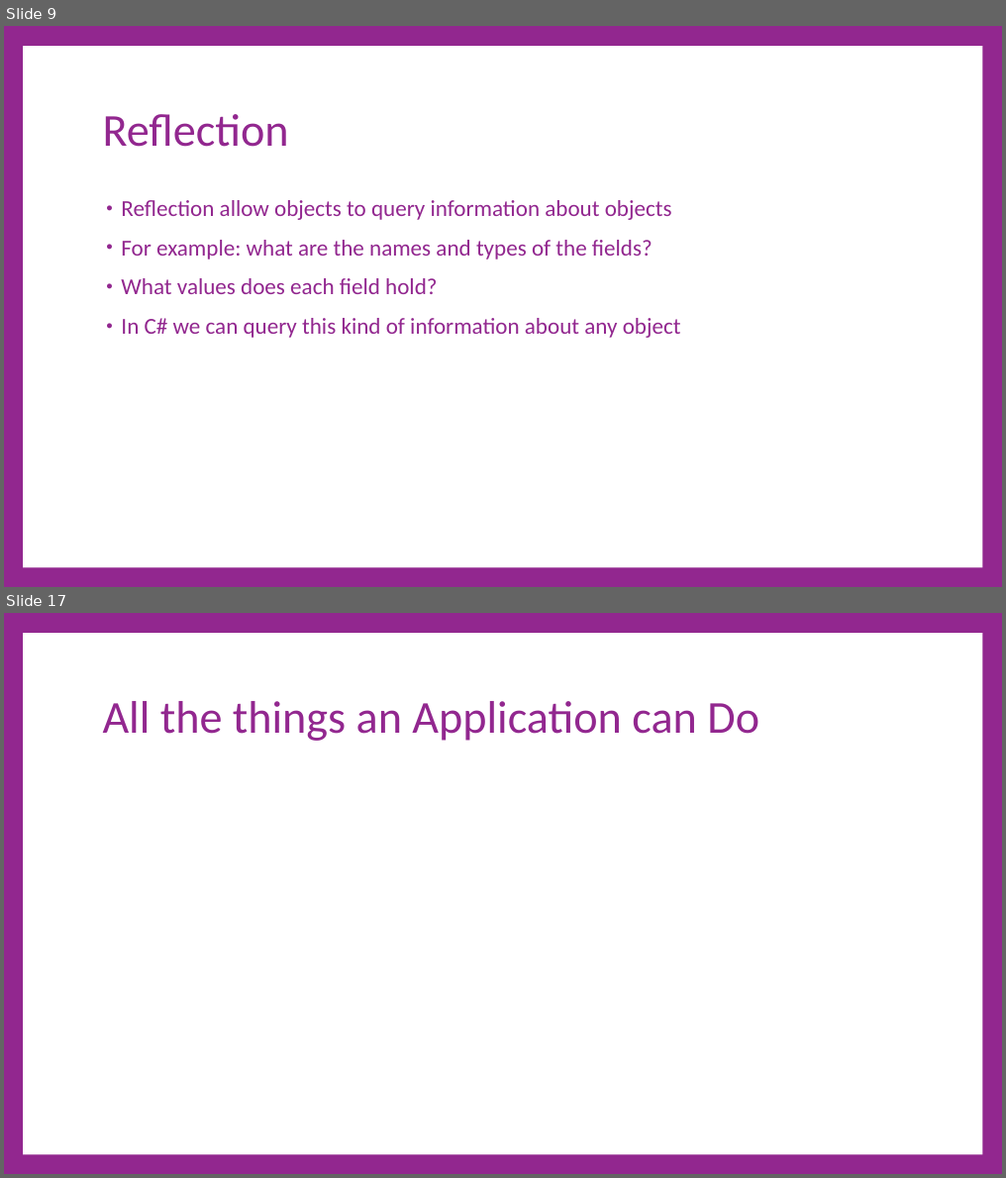
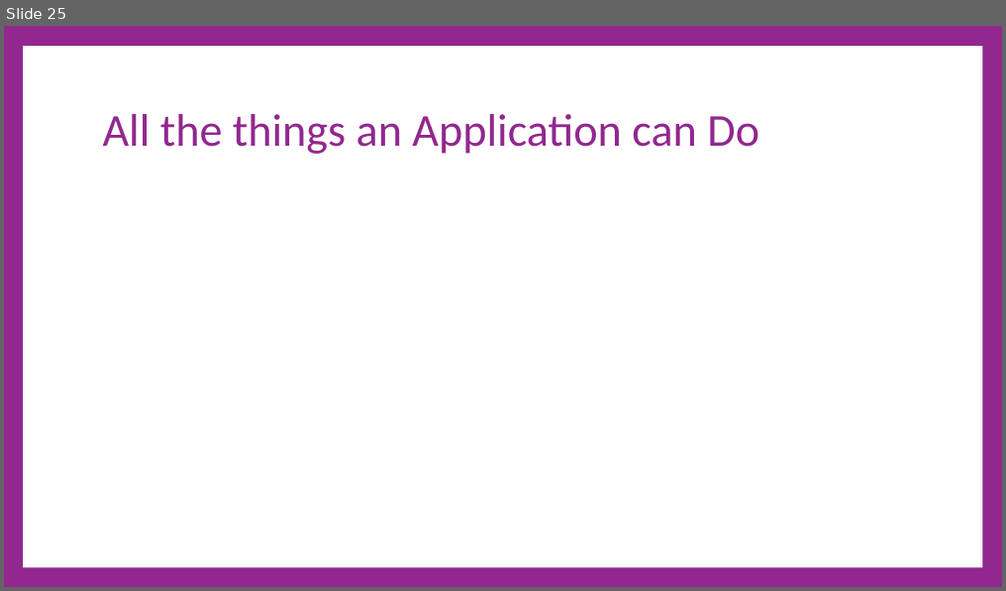
Before and after one commit to cdiggins/cs321, a slide deck: class-notes/cs321-winter-2023-lecture-17-architecture.pptx. Shown one above the other, each under a label of ours: slides 9 and 17 before the commit, slide 25 after it; the slides between them are not shown. The pictures are 1006x1178 and 1006x591 pixels, drawn with LibreOffice and Linux fonts; fonts in the diff are those of the drawing. Boxes give left, top, right and bottom in pixels: in the first picture for what was removed or moved away, otherwise in the second. Text is boxed around its words. In the diff, an @@ line names an element or a change of style, - is before the commit and + after.

```diff
--- a/class-notes/cs321-winter-2023-lecture-17-architecture.pptx
+++ b/class-notes/cs321-winter-2023-lecture-17-architecture.pptx
@@ slide 9 removed at [4,26,1002,587], background #92278F; not listed: 1 template element that a slide beside it also shows @@
@@ title removed at [103,114,289,147] @@
-Reflection
@@ text removed at [121,200,681,338] @@
-• Reflection allow objects to query information about objects
-• For example: what are the names and types of the fields?
-• What values does each field hold?
-• In C# we can query this kind of information about any object
@@ what was slide 17 is now slide 25 @@
```
Also in this commit, not shown: 7 slides changed, 19 slides added, 9 other slides removed, 1 other file.
